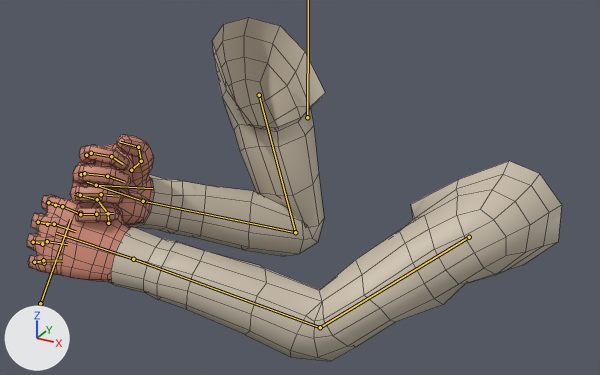
What one commit did to the FBX model Assets/Models/Characters/HumanoidArms.fbx.
Both versions are drawn from a camera (50 mm lens) standing at (0.878, -1.636, 0.634) and looking at (-0.013, -0.015, -0.176). The axes (+X, +Y, +Z) are drawn at lower left. The lights are the same throughout. Both versions are drawn at frame 13 of the action 'Armature|UseAxe'; the numbers are the values there. The bones that bend it are drawn over the model as lines. Mesh edges are drawn as thin lines.

In view in the first picture: 'Arms'.
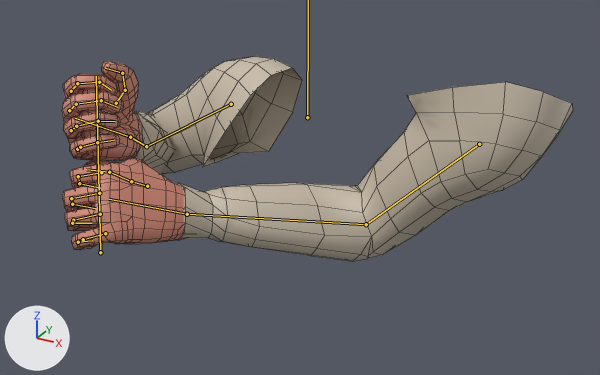
The change, as JSON lines over the scene's bpy script:
```json
{"block": "bone_l_upperarm", "where": "bone_l_upperarm = bpy.data.objects['Armature'].pose.bones['l.UpperArm']  # child of 'root'"}
{"op": "set", "path": "bone_l_upperarm.location", "old": "(0.13, 0.182, 0.003)", "new": "(0.0, 0.0, 0.0)"}
{"op": "set", "path": "bone_l_upperarm.rotation_quaternion", "old": "(0.634, 0.625, 0.349, -0.291)", "new": "(0.712, 0.166, 0.269, -0.627)", "note": "degrees (92, 54, 7) -> degrees (-7, 36, -85)"}
{"block": "bone_l_lowerarm", "where": "bone_l_lowerarm = bpy.data.objects['Armature'].pose.bones['l.LowerArm']  # child of 'l.UpperArm'"}
{"op": "set", "path": "bone_l_lowerarm.rotation_quaternion", "old": "(0.911, 0.413, 0.0, -0.002)", "new": "(0.807, 0.591, 0.0, -0.002)", "note": "degrees (49, 0, 0) -> degrees (72, 0, 0)"}
{"block": "bone_l_hand", "where": "bone_l_hand = bpy.data.objects['Armature'].pose.bones['l.Hand']  # child of 'l.LowerArm'"}
{"op": "set", "path": "bone_l_hand.rotation_quaternion", "old": "(1.0, -0.003, 0.021, 0.0)", "new": "(0.779, 0.116, 0.608, 0.101)", "note": "degrees (0, 2, 0) -> degrees (53, 67, 51)"}
{"block": "bone_r_upperarm", "where": "bone_r_upperarm = bpy.data.objects['Armature'].pose.bones['r.UpperArm']  # child of 'root'"}
{"op": "set", "path": "bone_r_upperarm.location", "old": "(-0.118, -0.041, -0.189)", "new": "(-0.084, 0.007, -0.131)"}
{"op": "set", "path": "bone_r_upperarm.rotation_quaternion", "old": "(0.85, -0.085, 0.24, 0.461)", "new": "(0.972, -0.068, 0.066, -0.214)", "note": "degrees (5, 29, 58) -> degrees (-9, 6, -25)"}
{"block": "bone_r_lowerarm", "where": "bone_r_lowerarm = bpy.data.objects['Armature'].pose.bones['r.LowerArm']  # child of 'r.UpperArm'"}
{"op": "set", "path": "bone_r_lowerarm.rotation_quaternion", "old": "(0.531, 0.848, 0.0, 0.003)", "new": "(0.387, 0.922, 0.0, 0.004)", "note": "degrees (116, 0, 0) -> degrees (135, 0, 0)"}
{"block": "bone_r_hand", "where": "bone_r_hand = bpy.data.objects['Armature'].pose.bones['r.Hand']  # child of 'r.LowerArm'"}
{"op": "set", "path": "bone_r_hand.rotation_quaternion", "old": "(0.975, 0.034, 0.015, 0.221)", "new": "(0.767, -0.08, 0.57, -0.284)", "note": "degrees (4, 1, 26) -> degrees (-53, 56, -70)"}
```

What differs and where, as boxes (x1, y1, x2, y2) in the pictures (600 x 375 px):
```json
{"object": "Arms", "change": "posed", "before": [27, 18, 562, 361], "after": [62, 57, 573, 261], "on screen": "40% shorter"}
{"bone": "l.UpperArm", "before": "(469, 237) to (320, 327)", "after": "(479, 144) to (366, 224)"}
{"bone": "l.LowerArm", "before": "(320, 327) to (133, 259)", "after": "(366, 224) to (187, 214)"}
{"bone": "l.Hand", "before": "(133, 259) to (56, 233)", "after": "(187, 214) to (109, 199)"}
{"bone": "r.UpperArm", "before": "(259, 95) to (295, 232)", "after": "(231, 104) to (146, 146)"}
{"bone": "r.LowerArm", "before": "(295, 232) to (143, 201)", "after": "(146, 146) to (130, 137)"}
{"bone": "r.Hand", "before": "(143, 201) to (87, 182)", "after": "(130, 137) to (75, 118)"}
```
